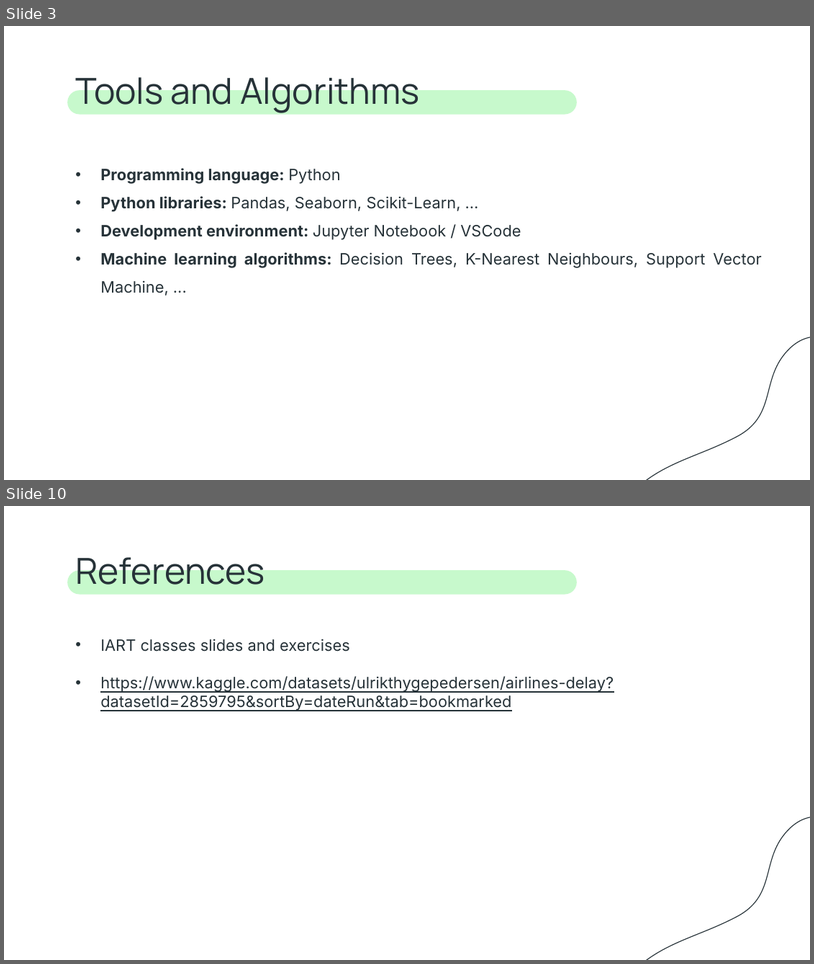
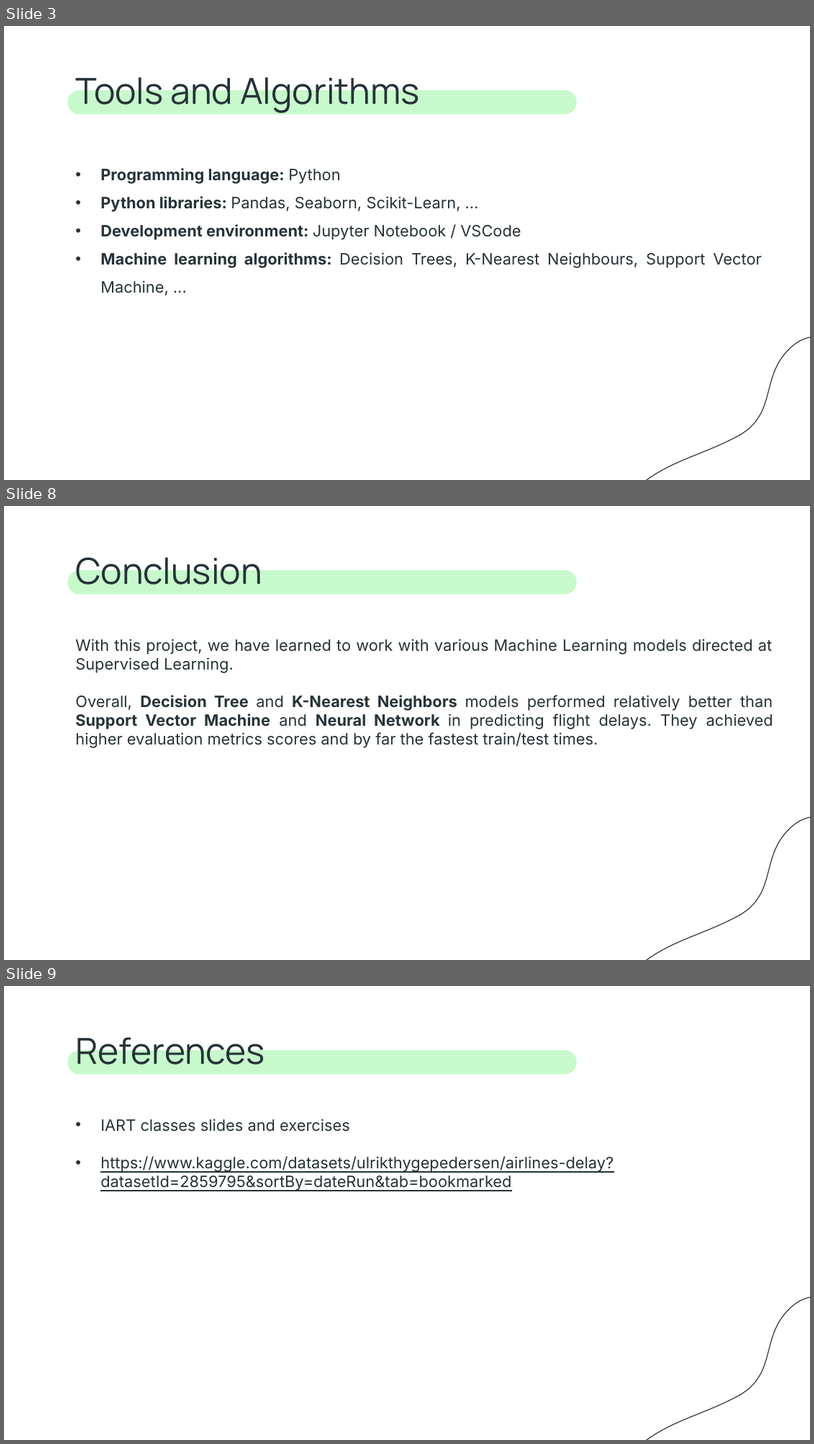
Before and after one commit to ICWeiner/FEUP-IART, a slide deck: Proj2/docs/IA-T10-G27-FinalDelivery.pptx. Shown one above the other, each under a label of ours: slides 3 and 10 before the commit, slides 3, 8 and 9 after it; the slides between them are not shown. The pictures are 814x964 and 814x1444 pixels, drawn with LibreOffice and Linux fonts; fonts in the diff are those of the drawing. Boxes give left, top, right and bottom in pixels: in the first picture for what was removed or moved away, otherwise in the second. Text is boxed around its words. In the diff, an @@ line names an element or a change of style, - is before the commit and + after.

```diff
--- a/Proj2/docs/IA-T10-G27-FinalDelivery.pptx
+++ b/Proj2/docs/IA-T10-G27-FinalDelivery.pptx
@@ slide 8 added at (x1=4, y1=506, x2=810, y2=960), background #FFFFFF; not listed: 2 template elements that a slide beside it also shows @@
@@ title added at (x1=75, y1=550, x2=262, y2=584), 32 pt, text #263238 @@
+Conclusion
@@ subtitle added at (x1=75, y1=638, x2=774, y2=748), 14 pt, text #263238 @@
+With this project, we have learned to work with various Machine Learning models directed at Supervised Learning.
+Overall, Decision Tree and K-Nearest Neighbors models performed relatively better than Support Vector Machine and Neural Network in predicting flight delays. They achieved higher evaluation metrics scores and by far the fastest train/test times.
@@ what was slide 10 is now slide 9 @@
```
Also in this commit, not shown: 5 slides changed, 2 slides removed, 2 other files.
